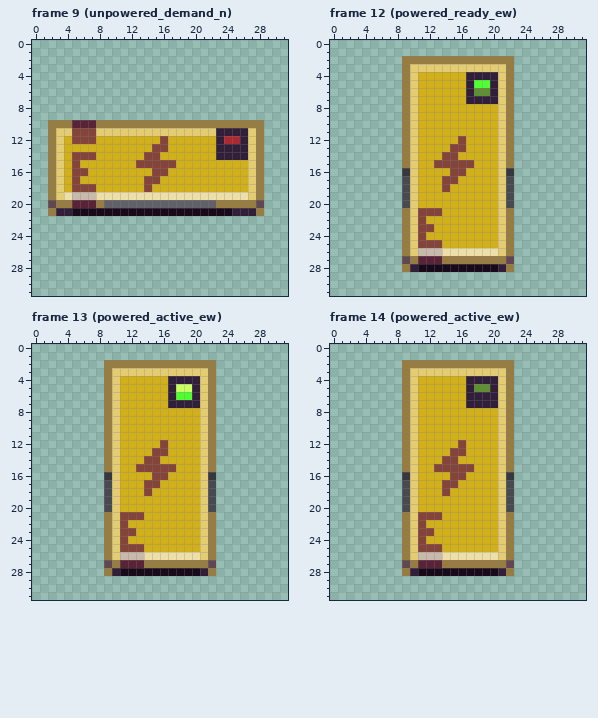
A pixel-art file gets an edit: assets/originals/art/machines/life_support_power_unit.aseprite. Above: the version before the commit.
32x32 pixels, 22 frames. Shown: frame 9 (unpowered_demand_n), frame 12 (powered_ready_ew), frame 13 (powered_active_ew), frame 14 (powered_active_ew). The commit also changed other frames, which this record leaves out.
After the commit:
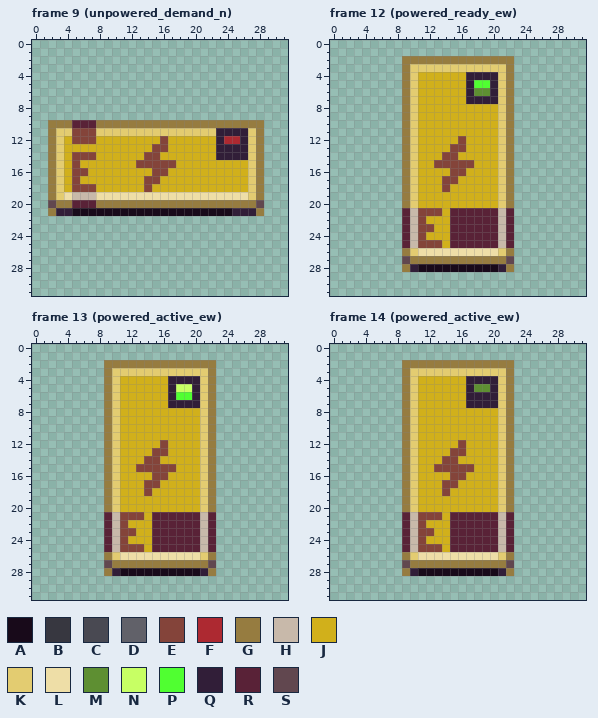
Palette (. is transparent): A #180a1a  B #373740  C #494952  D #616169  E #84443a  F #ad2931  G #967c40  H #c8b9aa  J #d1b01b  K #e3cc71  L #eedea7  M #5e8f32  N #c7ff64  P #50ff31  Q #311e38  R #592237  S #61474f
Change:
--- frame 9 (unpowered_demand_n), layer "panel_ns"
@@ x 7..24 @@
 19 HLLLLLLLLLLLLLLLLL
-20 RGDDDDDDDDDDDDDDGG
+20 RGGGGGGGGGGGGGGGGG
 21 AAAAAAAAAAAAAAAAAA
--- frame 12 (powered_ready_ew), layers "panel_ew", "housing_ew"
@@ x 7..24 @@
 15 ..GKJJEEEEEJJJKG..
-16 ..BKJJJJEEJJJJKB..
-17 ..CKJJJEEJJJJJKC..
-18 ..CKJJJEJJJJJJKC..
-19 ..CKJJJJJJJJJJKC..
-20 ..CKJJJJJJJJJJKC..
-21 ..GKEEEJJJJJJJKG..
-22 ..GKEJJJJJJJJJKG..
-23 ..GKEEJJJJJJJJKG..
-24 ..GKEJJJJJJJJJKG..
-25 ..GKEEEJJJJJJJKG..
-26 ..GKHHHLLLLLLLKG..
-27 ..SGRRRGGGGGGGGS..
+16 ..GKJJJJEEJJJJKG..
+17 ..GKJJJEEJJJJJKG..
+18 ..GKJJJEJJJJJJKG..
+19 ..GKJJJJJJJJJJKG..
+20 ..GKJJJJJJJJJJKG..
+21 ..RHEEEJRRRRRRHR..
+22 ..RHEJJJRRRRRRHR..
+23 ..RHEEJJRRRRRRHR..
+24 ..RHEJJJRRRRRRHR..
+25 ..RHEEEJRRRRRRHR..
+26 ..GKLLLLLLLLLLKG..
+27 ..SGGGGGGGGGGGGS..
 28 ..GQAAAAAAAAAAQG..
--- frame 13 (powered_active_ew), layers "panel_ew", "housing_ew": the same change as frame 12 (powered_ready_ew)
--- frame 14 (powered_active_ew), layers "panel_ew", "housing_ew": the same change as frame 12 (powered_ready_ew)
Pixel boxes of the changes (left, top, right, bottom) in both pictures:
changed: (104, 200, 216, 208)
changed: (402, 168, 514, 264)
changed: (104, 472, 216, 568)
changed: (402, 472, 514, 568)
